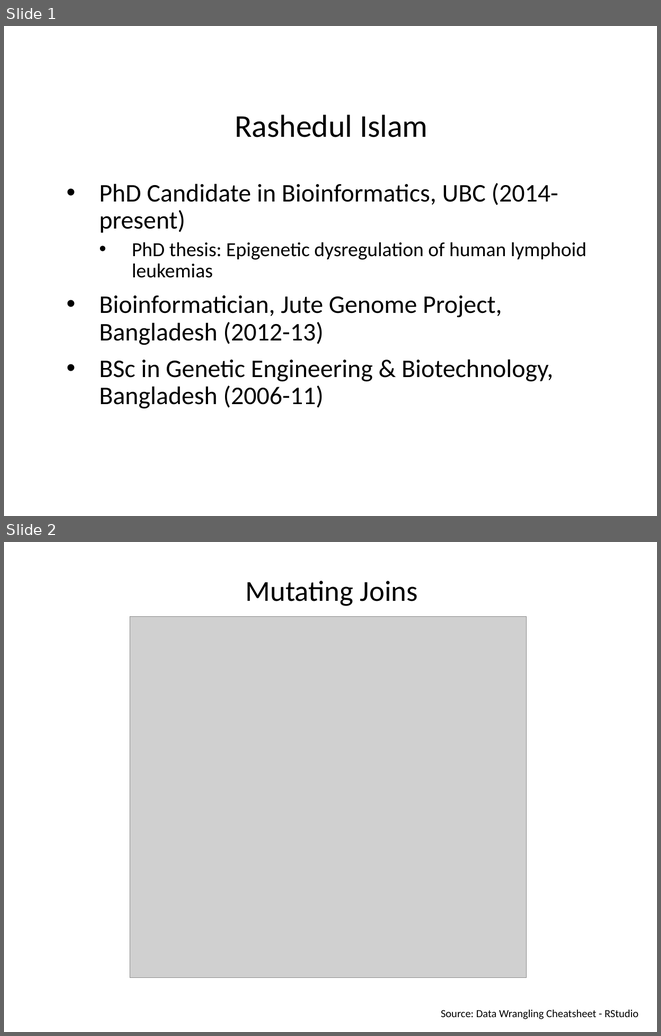
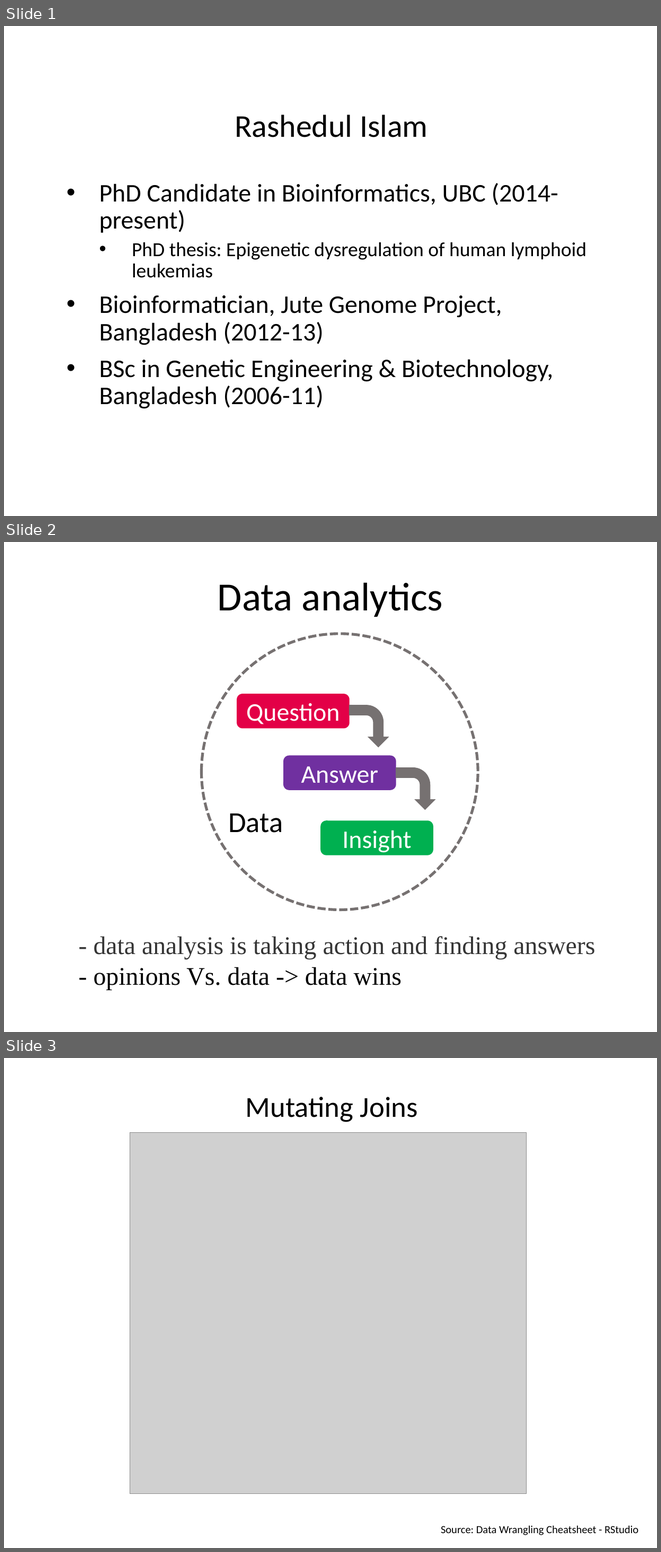
Before and after one commit to Rashedul/stat545_guest_lecture, a slide deck: cm010_slides.pptx. Shown one above the other, each under a label of ours: slides 1 and 2 before the commit, slides 1, 2 and 3 after it. The pictures are 661x1036 and 661x1552 pixels, drawn with LibreOffice and Linux fonts; fonts in the diff are those of the drawing; grey boxes stand for pictures. Boxes give left, top, right and bottom in pixels: in the first picture for what was removed or moved away, otherwise in the second. Text is boxed around its words. In the diff, an @@ line names an element or a change of style, - is before the commit and + after.

Commit message:
added analytics slide

```diff
--- a/cm010_slides.pptx
+++ b/cm010_slides.pptx
@@ slide 2 added at [4, 542, 657, 1032], background #FFFFFF @@
@@ title added at [218, 582, 443, 617], 44 pt, text #000000 @@
+Data analytics
@@ ellipse added at [201, 633, 477, 910], fill #FFFFFF, outline #767171 3 pt dashed @@
@@ rounded rectangle added at [237, 694, 350, 728], fill #E30047, 28 pt, text #FFFFFF @@
+Question
@@ bent arrow added at [350, 705, 388, 747], fill #767171, outline #767171 1 pt @@
@@ rounded rectangle added at [283, 756, 396, 790], fill #7030A0, 28 pt, text #FFFFFF @@
+Answer
@@ bent arrow added at [396, 768, 434, 809], fill #767171, outline #767171 1 pt @@
@@ text added at [228, 813, 283, 832], 32 pt, text #000000 @@
+Data
@@ rounded rectangle added at [321, 820, 434, 855], fill #00B050, 28 pt, text #FFFFFF @@
+Insight
@@ text added at [94, 936, 595, 990], 28 pt, text #353535 @@
+- data analysis is taking action and finding answers
+- opinions Vs. data -> data wins
@@ what was slide 2 is now slide 3 @@
```
Also in this commit, not shown: 1 other file.
